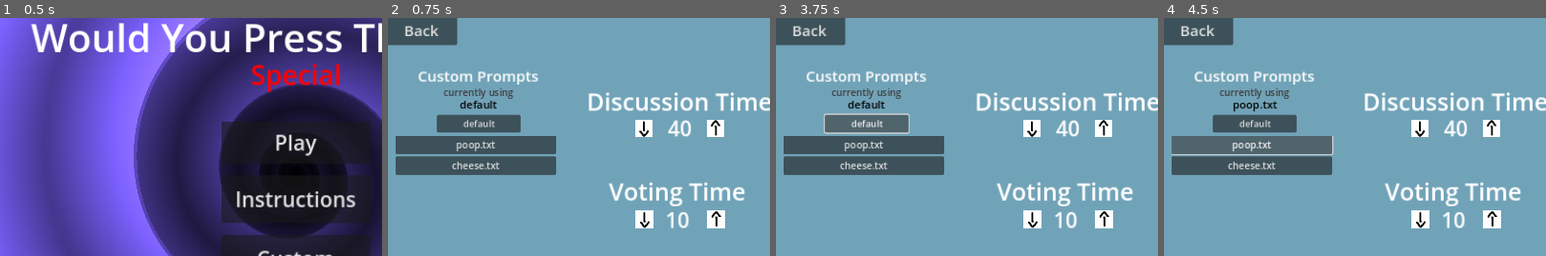
Above: before the commit, frames 1-4 (left to right).
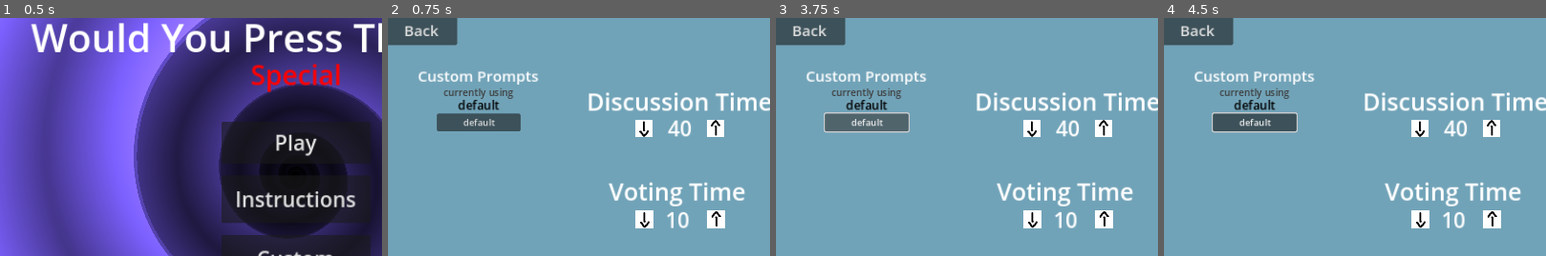
Above: after the commit, the same moments.

Repository: Beepered/WouldYouPressTheButton-Special
Game: Godot game, scene res://scenes/game_manager.tscn
The game is run twice, just before and just after one commit, with the same random seed, the same clock (stepped at 60 frames per second) and the same inputs.
Inputs (mouse positions are % of the whole screen's width and height, from its top left):
- Up to frame 1 (0.5 s): no input
- Up to frame 2 (0.75 s): click "Play" at 0.5 s
- Up to frame 3 (3.75 s): click (77, 31) at 1.27 s; type "12" at 1.35 s; click (77, 37) at 1.5 s; type "12" at 1.58 s; click (77, 42) at 1.73 s; type "12" at 1.82 s; click (77, 48) at 2.02 s; type "12" at 2.1 s; click (77, 53) at 2.25 s; type "12" at 2.33 s; click (77, 59) at 2.48 s; type "12" at 2.57 s; click (77, 64) at 2.77 s; type "12" at 2.85 s; click (77, 70) at 3 s; type "12" at 3.08 s; click (77, 75) at 3.23 s; type "12" at 3.32 s; click "default" at 3.5 s
- Up to frame 4 (4.5 s): click (23, 43) at 4.25 s, where only the run before the commit has a clickable "poop.txt"
The pictures show only the part of the screen within x 11-61%, y 17-67%; the shares and areas given below are measured in that part.

Frame 1 is identical in both runs. In frame 2, 7.3% of the frame differs, in the area x 2-44%, y 34-66%; in frame 3, 7.5%; in frame 4, 7.7%, in the area x 2-45%, y 34-66%.

Commit message:
actually saves a text file

Diff:
--- a/wouldyoupressthebutton-special/scenes/custom_selection.tscn
+++ b/wouldyoupressthebutton-special/scenes/custom_selection.tscn
@@ -49,6 +49,7 @@
 text = "Custom Settings"
 
 [node name="choice menu" type="CanvasLayer" parent="."]
+visible = false
 
 [node name="create select" type="Button" parent="choice menu"]
 anchors_preset = 5
@@ -81,7 +82,6 @@
 layout_mode = 2
 
 [node name="create menu" type="CanvasLayer" parent="."]
-visible = false
 script = ExtResource("1_k86w4")
 
 [node name="back" type="Button" parent="create menu"]
@@ -152,6 +152,16 @@
 horizontal_alignment = 1
 vertical_alignment = 1
 
+[node name="saved message" type="Label" parent="create menu"]
+visible = false
+offset_left = 899.0
+offset_top = 227.0
+offset_right = 950.0
+offset_bottom = 253.0
+theme_override_colors/font_color = Color(0.717593, 0.75168, 0.170692, 1)
+theme_override_font_sizes/font_size = 18
+text = "saved"
+
 [connection signal="pressed" from="main/MainBack" to="." method="_on_main_back_pressed"]
 [connection signal="pressed" from="choice menu/create select" to="." method="_on_create_select_pressed"]
 [connection signal="pressed" from="create menu/back" to="." method="_on_back_pressed"]
--- a/wouldyoupressthebutton-special/scenes/main_menu.tscn
+++ b/wouldyoupressthebutton-special/scenes/main_menu.tscn
@@ -192,7 +192,7 @@
 offset_bottom = 80.0
 grow_horizontal = 2
 theme_override_colors/font_color = Color(0, 0, 0, 1)
-theme_override_font_sizes/font_size = 18
+theme_override_font_sizes/font_size = 20
 text = "default"
 horizontal_alignment = 1
 vertical_alignment = 1
@@ -203,9 +203,9 @@
 anchor_left = 0.5
 anchor_right = 0.5
 offset_left = -70.0
-offset_top = 84.0
+offset_top = 82.0
 offset_right = 70.0
-offset_bottom = 114.0
+offset_bottom = 112.0
 grow_horizontal = 2
 theme_override_font_sizes/font_size = 15
 text = "default"
@@ -218,9 +218,9 @@
 anchor_right = 0.5
 anchor_bottom = 0.5
 offset_left = -140.0
-offset_top = 100.5
+offset_top = 98.5
 offset_right = 140.0
-offset_bottom = 420.5
+offset_bottom = 398.5
 grow_horizontal = 2
 grow_vertical = 2
 theme = SubResource("Theme_32jrn")
@@ -689,6 +689,7 @@
 [connection signal="pressed" from="Menu/Custom Button" to="." method="_on_custom_button_pressed"]
 [connection signal="button_down" from="Menu/Credits Button" to="." method="_on_credits_button_down"]
 [connection signal="button_down" from="Settings/BackButton" to="." method="_on_back_button_button_down"]
+[connection signal="pressed" from="Settings/UseCustom/choose default" to="Settings" method="_on_choose_default_pressed"]
 [connection signal="mouse_entered" from="Settings/DiscussionTime/decrease/Area2D" to="Settings/DiscussionTime/decrease" method="_on_area_2d_mouse_entered"]
 [connection signal="mouse_exited" from="Settings/DiscussionTime/decrease/Area2D" to="Settings/DiscussionTime/decrease" method="_on_area_2d_mouse_exited"]
 [connection signal="mouse_entered" from="Settings/DiscussionTime/increase/Area2D" to="Settings/DiscussionTime/increase" method="_on_area_2d_mouse_entered"]
--- a/wouldyoupressthebutton-special/scripts/custom/create.gd
+++ b/wouldyoupressthebutton-special/scripts/custom/create.gd
@@ -2,20 +2,25 @@
 
 func _on_save_pressed() -> void:
 	if($name.text):
-		var path = "res://prompts/custom" + $name.text
+		var path = "res://prompts/custom/" + $name.text + ".txt"
 		var file = FileAccess.open(path,FileAccess.WRITE)
 		file.store_string($prompts.text)
 		file.close()
 		$"..".create_item($name.text)
+		$"saved message".visible = true
+		await get_tree().create_timer(0.5).timeout
+		$"saved message".visible = false
 	else:
 		$warning.visible = true
-		await get_tree().create_timer(1.0).timeout
+		await get_tree().create_timer(0.7).timeout
 		$warning.visible = false
 
 func _load_path(path):
-	var file = FileAccess.open("res://prompts/custom" + path, FileAccess.READ)
+	var file = FileAccess.open("res://prompts/custom/" + path + ".txt", FileAccess.READ)
 	if(file):
 		var content = file.get_as_text()
 		$name.text = path
 		$prompts.text = content
 		file.close()
+	else:
+		print("can't find file")
--- a/wouldyoupressthebutton-special/scripts/custom/custom_item.gd
+++ b/wouldyoupressthebutton-special/scripts/custom/custom_item.gd
@@ -1,6 +1,6 @@
 extends ColorRect
 
-signal editPath
+signal editItem(pathName)
 
 @export var pathName = ""
 
@@ -8,10 +8,9 @@
 	$Name.text = pathName
 
 func _on_edit_pressed() -> void:
-	editPath.emit()
+	editItem.emit(pathName)
 
 func _on_delete_pressed() -> void:
-	print("delete cutosmsoifjiojioj")
-	var path = "res://prompts/custom" + pathName
+	var path = "res://prompts/custom/" + pathName + ".txt"
 	DirAccess.remove_absolute(path)
 	queue_free()
--- a/wouldyoupressthebutton-special/scripts/custom/custom_selection.gd
+++ b/wouldyoupressthebutton-special/scripts/custom/custom_selection.gd
@@ -28,11 +28,17 @@
 
 @export var customItem: PackedScene
 func create_item(pathName):
+	var shortName = pathName.substr(0, pathName.find(".txt"))
 	var item = customItem.instantiate()
-	item.pathName = pathName
+	item.pathName = shortName
+	item.editItem.connect(edit_item)
 	$"choice menu/ScrollContainer/VBoxContainer".add_child(item)
 
-func fill_choices():
+func edit_item(path):
+	_on_create_select_pressed()
+	$"create menu"._load_path(path)
+
+func fill_choices(): # fill from custom folder
 	var dir = DirAccess.open("res://prompts/custom")
 	if dir:
 		dir.list_dir_begin()
--- a/wouldyoupressthebutton-special/scripts/menu/settingsMenu.gd
+++ b/wouldyoupressthebutton-special/scripts/menu/settingsMenu.gd
@@ -44,6 +44,10 @@
 	$"UseCustom/choice name".text = path
 	Global.file_path = "res://prompts/custom" + path
 
+func _on_choose_default_pressed() -> void:
+	Global.file_path = "res://prompts/prompts.txt"
+	$"UseCustom/choice name".text = "default"
+
 func _on_play_button_button_down() -> void:
 	for player_name in playerNames:
 		if(player_name.text != ""):
Not shown, removed: wouldyoupressthebutton-special/prompts/custom/cheese.txt
Not shown, removed: wouldyoupressthebutton-special/prompts/custom/poop.txt
Not shown, removed: wouldyoupressthebutton-special/prompts/customdsaf
Not shown, removed: wouldyoupressthebutton-special/prompts/customfafsd
